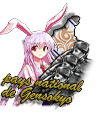
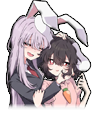
The second 100x140 image is a revision of the first. Changes to its layers:
added layer "图层 17" above "图层 16" over [5, 0, 92, 110]
hid "pays national de Gensokyo" over [1, 74, 84, 107]
hid "图层 11" over [0, 3, 96, 109]